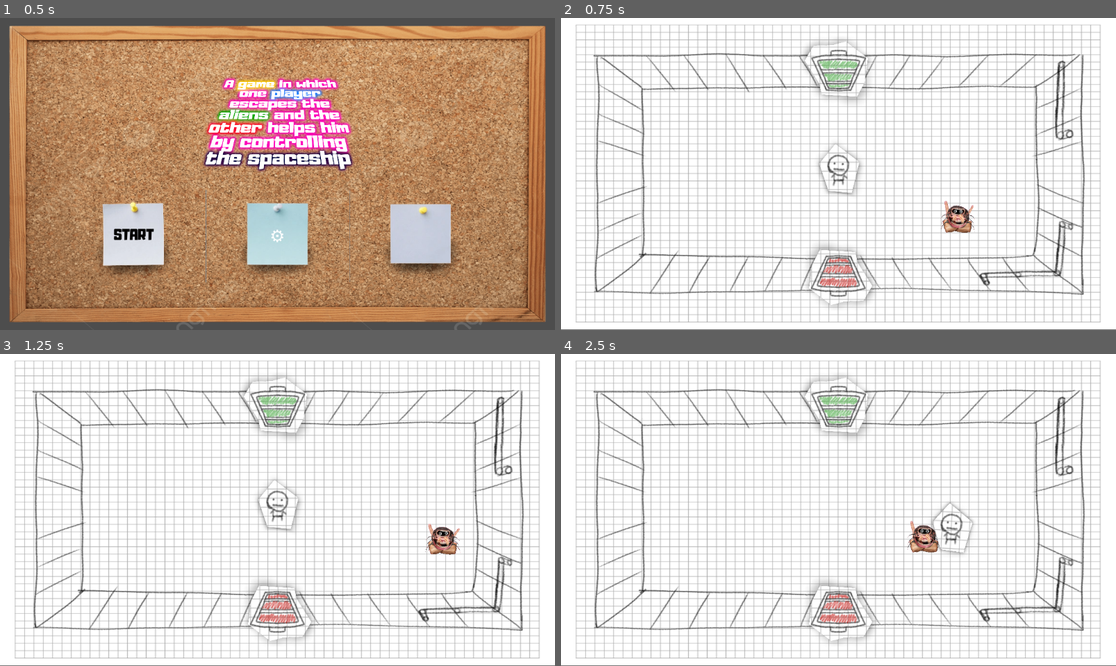
Above: before the commit, frames 1-4 (two rows, left to right).
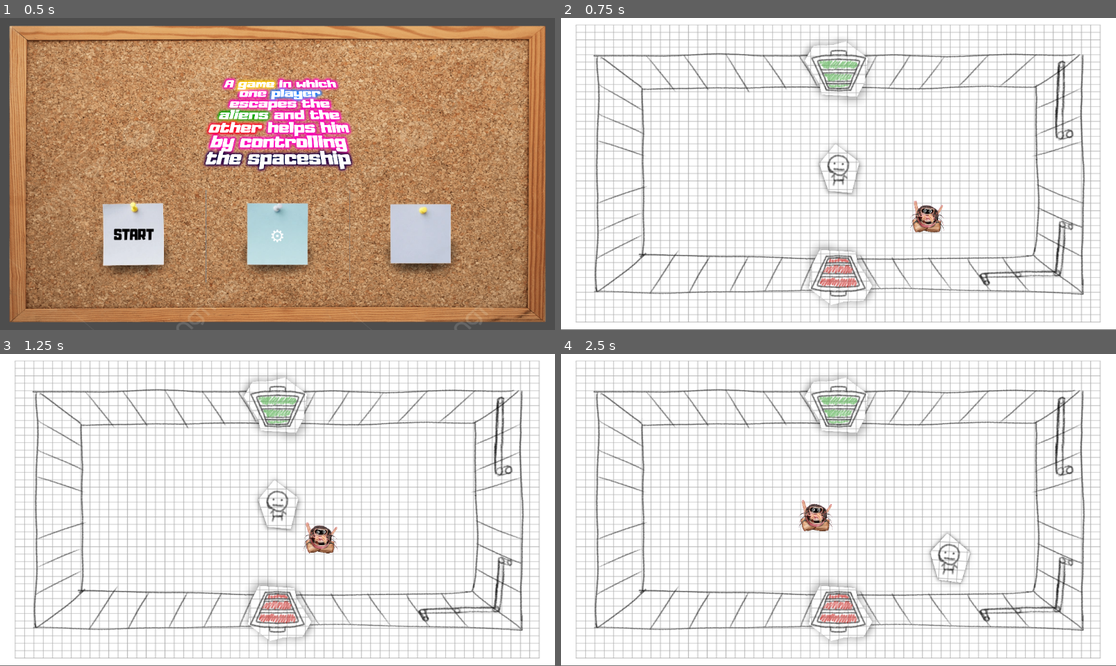
Above: after the commit, the same moments.

Repository: Hadrex0/a-game-in-which-one-player-escapes-the-aliens-and-the-other-helps-him-by-controlling-the-spaceship
Game: Godot game, scene res://assets/scenes/map/main/main_menu.tscn
Same seed, same stepped clock (60 frames per second), same inputs: the game is played once before the commit and once after it.
Inputs (mouse positions are in pixels of both pictures, inside the frame that each line leads up to):
- Up to frame 1 (0.5 s): no input
- Up to frame 2 (0.75 s): click "START" at 0.5 s
- Up to frame 3 (1.25 s): no input
- Up to frame 4 (2.5 s): move the mouse to (960, 494) at 1.27 s; hold D (move_right) 1.28-2.03 s; move the mouse to (727, 525) at 2.02 s; hold S (move_down) from 2.03 s (still down)

Frame 1 is identical in both runs. In frame 2, 0.8% of the frame differs, in the area x 62-75%, y 58-69%; in frame 3, 0.8%; in frame 4, 1.6%, in the area x 42-75%, y 46-74%.

Commit message:
Improved alien moving.
- Alien can now move across the rooms.

Diff:
--- a/assets/scenes/entity/alien/alien.tscn
+++ b/assets/scenes/entity/alien/alien.tscn
@@ -204,3 +204,7 @@
 
 [node name="CollisionShape2D" type="CollisionShape2D" parent="."]
 shape = SubResource("CapsuleShape2D_vvuna")
+
+[node name="MovementTimer" type="Timer" parent="."]
+
+[connection signal="timeout" from="MovementTimer" to="." method="_on_movement_timer_timeout"]
--- a/assets/scenes/entity/alien/base_alien.gd
+++ b/assets/scenes/entity/alien/base_alien.gd
@@ -4,40 +4,59 @@
 
 #---VARIABLES---------------------
 
+# Alien identifiers.
+@export var alien_id: int
+
 # Variables for alien movement.
 @export var speed = 200 #alien max movement speed
 var target : Vector2
+var movement_time = 3.0 # seconds
+var moving: bool
+
+# Debug movement.
+var debug: bool = false
 
 #---SETTERS-----------------------
 
 # Set new target position for alien.
 func set_new_target() -> void:
+	# Select random coordinates in the room.
 	var size = game_manager._dungeon.ROOM_SIZE
-
 	var nx = randi_range(size.min.x, size.max.x)
 	var ny = randi_range(size.min.y, size.max.y)
 
+	# Set new target and start timer.
 	target = Vector2(nx, ny)
-	print(target)
+
+# Alien search new target periodicly.
+func _on_movement_timer_timeout() -> void:
+	$MovementTimer.start(movement_time)
+	if !game_manager.debug:
+		set_new_target()
+
+# Debug tool.
+func _input(event: InputEvent) -> void:
+	if (event.is_action_pressed("cheat_alien") and game_manager.debug):
+		target = get_global_mouse_position()
 
 #---ALIEN-START--------------------
 
 # Called when the node enters the scene tree for the first time.
 func _ready() -> void:
-	# Set the target location of the alien.
-	set_new_target()
+	target = self.position
+
+	# Start timer and search for target location for the alien.
+	_on_movement_timer_timeout()
 
 #---ALIEN-MOVEMENT-----------------
 
 #Alien physic system.
 func _physics_process(delta: float) -> void:
-	# Set the location of the alien and distance to the target location.
+	# Set the location for the alien and distance to the target location.
 	var distance = alien_movement(delta)
 
 	# Move the alien to correct location.
-	if distance < 5.0: #if alien is near the target
-		set_new_target()
-	else: #if alien is not near the target
+	if distance > 2.0: #if alien is not near the target
 		move_and_slide()
 
 # Function for calculating alien location when moving.
--- a/assets/scenes/entity/player/player.gd
+++ b/assets/scenes/entity/player/player.gd
@@ -47,8 +47,7 @@
 func _on_area_2d_body_entered(body: Node2D) -> void:
 	# Check if the Player is touched by the alien.
 	if body.is_in_group("Alien"):
-		pass
-		#game_manager.game_lost()
+		game_manager.game_lost()
 
 #---PLAYER-INVISIBILITY------------
 
--- a/assets/scripts/dungeon/base_room.gd
+++ b/assets/scripts/dungeon/base_room.gd
@@ -88,12 +88,13 @@
 	escape_pod.position =_escape_pod_location[randi_range(0, 1)].global_position
 
 #---ADDING-ALIEN-------------------
-func add_alien(location_id: int) -> void:
+func add_alien(alien_id: int, location_id: int) -> void:
 	# Select correct alien.
 	var alien: BaseAlien = load("res://assets/scenes/entity/alien/alien.tscn").instantiate()
 
-	# Set correct location of the alien.
-	alien.position =_alien_location[location_id].global_position
+	# Set correct id and location of the alien.
+	alien.alien_id = alien_id
+	alien.position = _alien_location[location_id].global_position
 
 	# Add selected alien to the room.
 	add_child(alien)
--- a/assets/scripts/dungeon/dungeon_manager.gd
+++ b/assets/scripts/dungeon/dungeon_manager.gd
@@ -3,8 +3,8 @@
 #---CONSTANTS---------------------
 
 const ROOM_SIZE: Dictionary = {
-	"min": Vector2(187, 164),
-	"max": Vector2(969, 482)
+	"min": Vector2(177, 154),
+	"max": Vector2(979, 492)
 	}
 
 const DIRECTIONS: Array[Vector2i] = [
@@ -278,7 +278,7 @@
 func _draw_aliens(room_scene: Node, active_room) -> void:
 	for i in aliens.size():
 		if aliens[i].room_id == active_room.id:
-			room_scene.call_deferred("add_alien", aliens[i].location)
+			room_scene.call_deferred("add_alien", i, aliens[i].location)
 
 # Put Player in correct location given by variable "direction"
 func _set_player_pos(direction: String) -> void:
@@ -287,6 +287,24 @@
 		if entrance is Marker2D and entrance.name == direction:
 			# When encountered correct location spawn the Player.
 			player.global_position = entrance.global_position
+
+# Remove alien from screen.
+func remove_alien_from_display(alien_id: int) -> void:
+	# Search for the alien with given id on the screen.
+	var the_alien: Node
+	var alien_nodes = get_tree().get_nodes_in_group("Alien")
+	for alien in alien_nodes:
+		if alien.alien_id == alien_id:
+			the_alien = alien
+			break
+
+	# When there is no alien with given id, stop removing alien.
+	if the_alien == null:
+		return
+
+	# Remove alien from display.
+	self.get_child(0).call_deferred("remove_child", the_alien)
+	the_alien.call_deferred("queue_free")
 
 #---DEBUG-PRINT-------------------
 
--- a/assets/scripts/dungeon/objects/base_door.gd
+++ b/assets/scripts/dungeon/objects/base_door.gd
@@ -1,6 +1,8 @@
 class_name BaseDoor extends BaseObject
 
 #---CONSTANTS---------------------
+
+
 
 #---VARIABLES---------------------
 
@@ -21,3 +23,5 @@
 				game_manager.get_player().invisibility_start()
 				# Changing room to the connected one.
 				game_manager.update_room(direction)
+		elif body.is_in_group("Alien"):
+			game_manager.move_alien(body.alien_id, direction)
--- a/assets/scripts/singleton/game_manager.gd
+++ b/assets/scripts/singleton/game_manager.gd
@@ -3,6 +3,8 @@
 #---CONSTANTS---------------------
 
 #---VARIABLES---------------------
+
+var debug: bool = false
 
 var door_sfx : Node
 var enter_sfx : Node
@@ -54,6 +56,12 @@
 	if action != null:
 		# Checking which color is pressed.
 		match action:
+			"cheat_enable":
+				debug = !debug
+				if debug:
+					print("CHEAT ENABLED")
+				else:
+					print("CHEAT DISABLED")
 			"cheat_red":
 				# Changing color Red and emiting signal for update.
 				door_sfx.play()
@@ -139,6 +147,27 @@
 	_dungeon.current_room = _dungeon.dungeon[nx][ny]
 	_dungeon.update_room(direction)
 
+#---CHANGING-CURRENT-ROOM---------
+
+# Move alien to another room.
+func move_alien(alien_id: int, direction: String) -> void:
+	# Set coordinates of new room.
+	var nx = _dungeon.current_room.pos.x
+	var ny = _dungeon.current_room.pos.y
+	match direction:
+		"N": #if alien moved north, decrese y by one
+				ny -= 1
+		"E": #if alien moved east, increase x by one
+				nx += 1
+		"S": #if alien moved south, increase y by one
+				ny += 1
+		"W": #if alien moved west, decrese x by one
+				nx -= 1
+
+	# Set alien room as the new one, and update screen.
+	_dungeon.aliens[alien_id].room_id = _dungeon.dungeon[nx][ny].id
+	_dungeon.remove_alien_from_display(alien_id)
+
 #---GAME-ENDS---------------------
 
 # What happens when Player wins.
--- a/project.godot
+++ b/project.godot
@@ -71,8 +71,7 @@
 }
 interaction={
 "deadzone": 0.2,
-"events": [Object(InputEventKey,"resource_local_to_scene":false,"resource_name":"","device":-1,"window_id":0,"alt_pressed":false,"shift_pressed":false,"ctrl_pressed":false,"meta_pressed":false,"pressed":false,"keycode":0,"physical_keycode":32,"key_label":0,"unicode":32,"location":0,"echo":false,"script":null)
-]
+"events": []
 }
 cheat_red={
 "deadzone": 0.2,
@@ -94,3 +93,13 @@
 "events": [Object(InputEventKey,"resource_local_to_scene":false,"resource_name":"","device":-1,"window_id":0,"alt_press …(191 unchanged characters)…
 ]
 }
+cheat_alien={
+"deadzone": 0.2,
+"events": [Object(InputEventMouseButton,"resource_local_to_scene":false,"resource_name":"","device":-1,"window_id":0,"alt_pressed":false,"shift_pressed":false,"ctrl_pressed":false,"meta_pressed":false,"button_mask":0,"position":Vector2(0, 0),"global_position":Vector2(0, 0),"factor":1.0,"button_index":2,"canceled":false,"pressed":false,"double_click":false,"script":null)
+]
+}
+cheat_enable={
+"deadzone": 0.6,
+"events": [Object(InputEventKey,"resource_local_to_scene":false,"resource_name":"","device":-1,"window_id":0,"alt_pressed":false,"shift_pressed":false,"ctrl_pressed":false,"meta_pressed":false,"pressed":false,"keycode":96,"physical_keycode":0,"key_label":0,"unicode":96,"location":0,"echo":false,"script":null)
+]
+}
